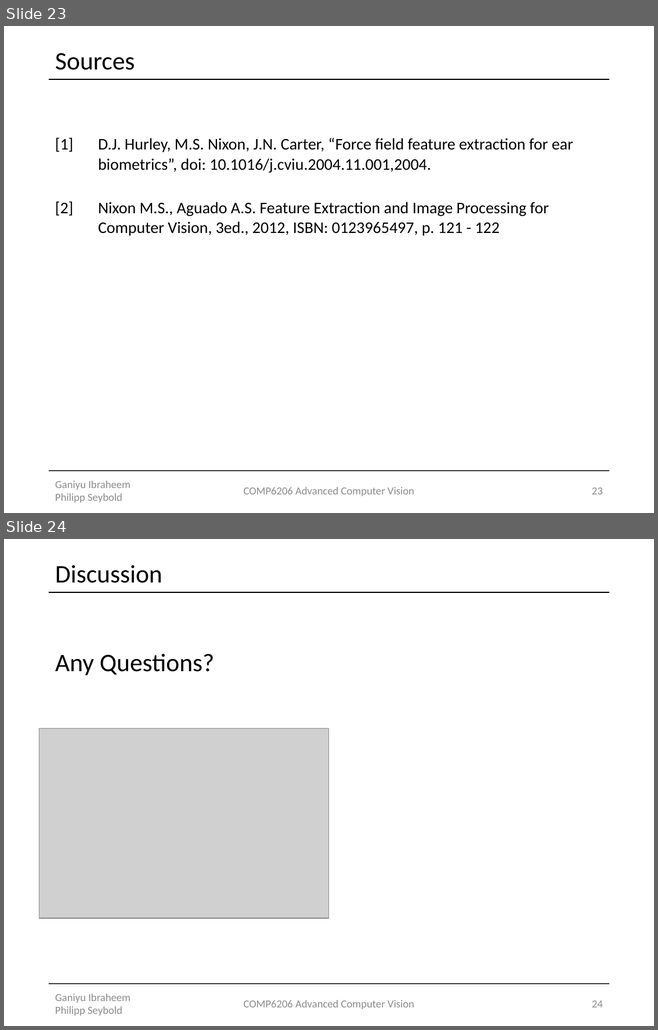
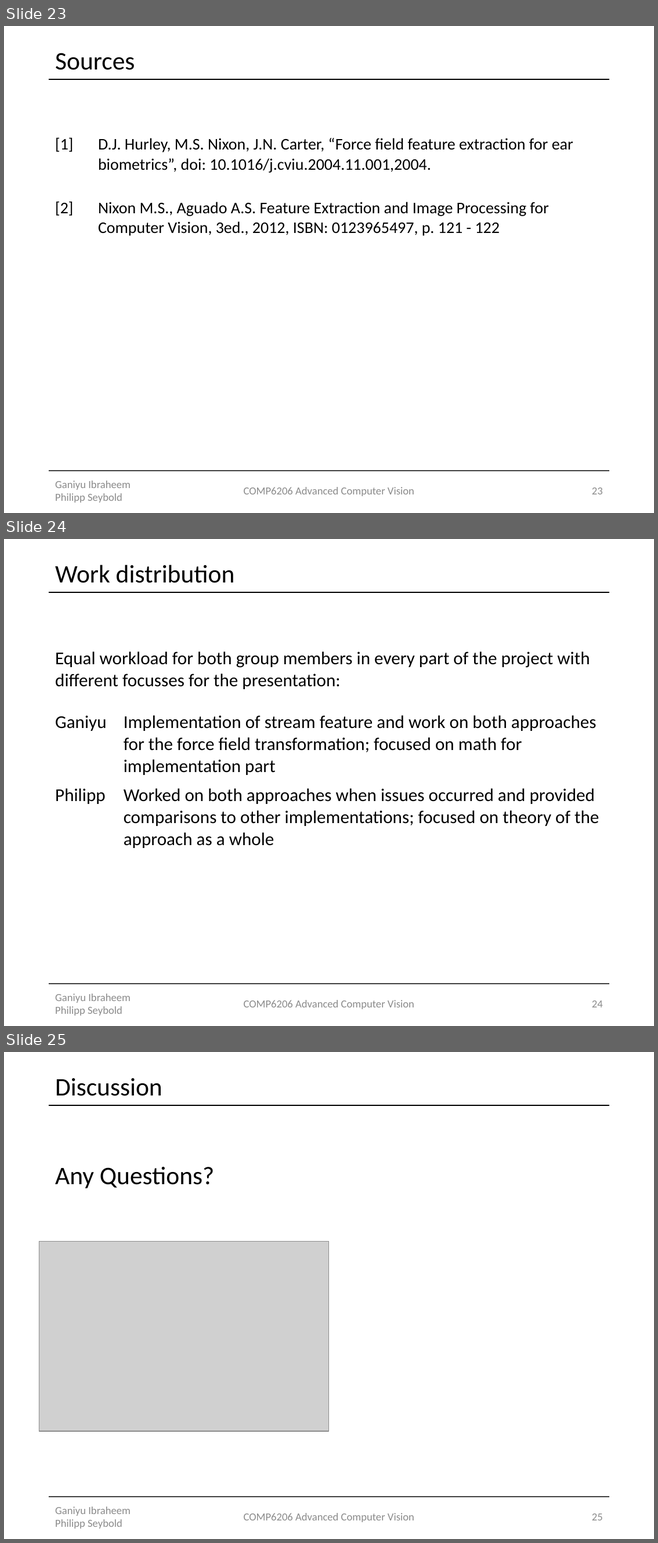
Before and after one commit to Lxrd-AJ/ForceFieldTransforms, a slide deck: Force Field Transformation.pptx. Shown one above the other, each under a label of ours: slides 23 and 24 before the commit, slides 23, 24 and 25 after it. The pictures are 658x1030 and 658x1543 pixels, drawn with LibreOffice and Linux fonts; fonts in the diff are those of the drawing; grey boxes stand for pictures. Boxes give left, top, right and bottom in pixels: in the first picture for what was removed or moved away, otherwise in the second. Text is boxed around its words. In the diff, an @@ line names an element or a change of style, - is before the commit and + after.

```diff
--- a/Force Field Transformation.pptx
+++ b/Force Field Transformation.pptx
@@ slide 24 added at (4,539,654,1026), background #FFFFFF; not listed: 2 template elements that a slide beside it also shows @@
@@ title added at (55,565,235,583), 28 pt, text #000000 @@
+Work distribution
@@ table added at (49,644,610,956), 7 rows, 2 columns @@
+Equal workload for both group members in every part of the project with different focusses for the presentation: | 
+Ganiyu | Implementation of stream feature and work on both approaches for the force field transformation; focused on math for implementation part
+Philipp | Worked on both approaches when issues occurred and provided comparisons to other implementations; focused on theory of the approach as a whole
+ | 
+ | 
+ | 
+ | 
@@ text added at (55,994,130,1016), 12 pt, text #8C8C8C @@
+Ganiyu Ibraheem Philipp Seybold
@@ text added at (244,1000,414,1009), 12 pt, text #8C8C8C @@
+COMP6206 Advanced Computer Vision
@@ page number added at (592,1001,603,1008), 12 pt, text #8C8C8C @@
+24
@@ what was slide 24 is now slide 25 @@
@@ page number at (592,1514,603,1521): text changed @@
-24
+25
```
Also in this commit, not shown: 5 slides changed, 2 other files.
